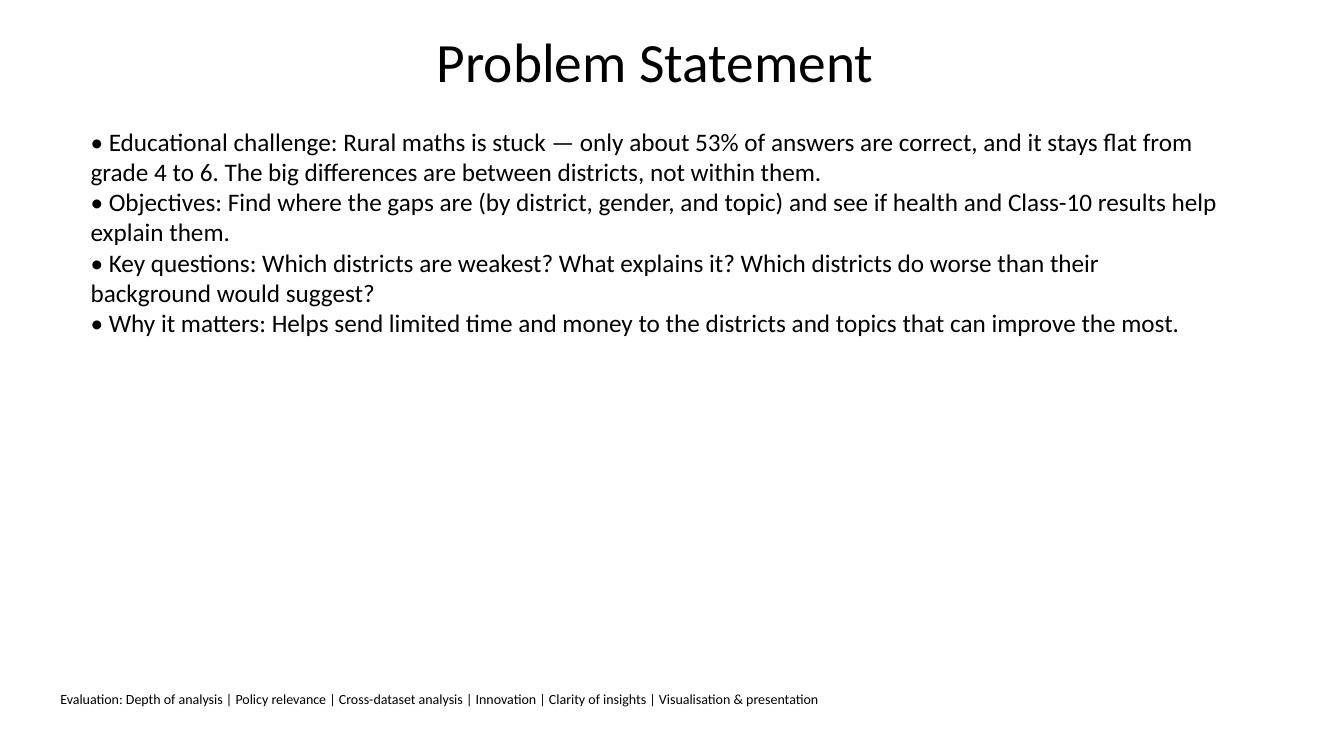
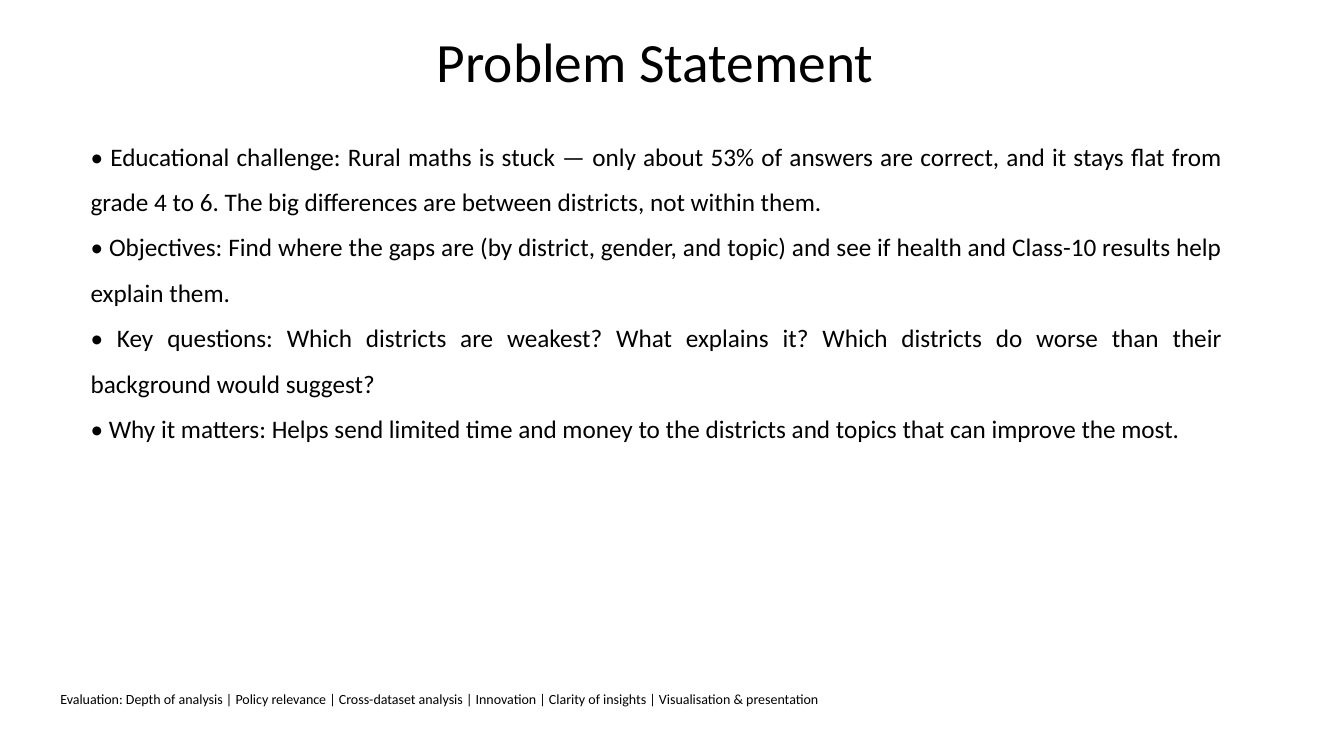
Before and after one commit to shreyassks/EduMiners, a slide deck: slide 2 of slides.pptx. Drawn at 1344x756 pixels with LibreOffice and Linux fonts; fonts in the diff are those of the drawing. Boxes give left, top, right and bottom in pixels: in the first picture for what was removed or moved away, otherwise in the second. Text is boxed around its words. In the diff, an @@ line names an element or a change of style, - is before the commit and + after.

```diff
--- a/slides.pptx
+++ b/slides.pptx
@@ text "• Educational challenge: Rural maths ..." at <box>91,148,1222,442</box>: alignment left to justified; line spacing 1 to 1.5 @@
```
Also in this commit, not shown: 10 other slides changed.
